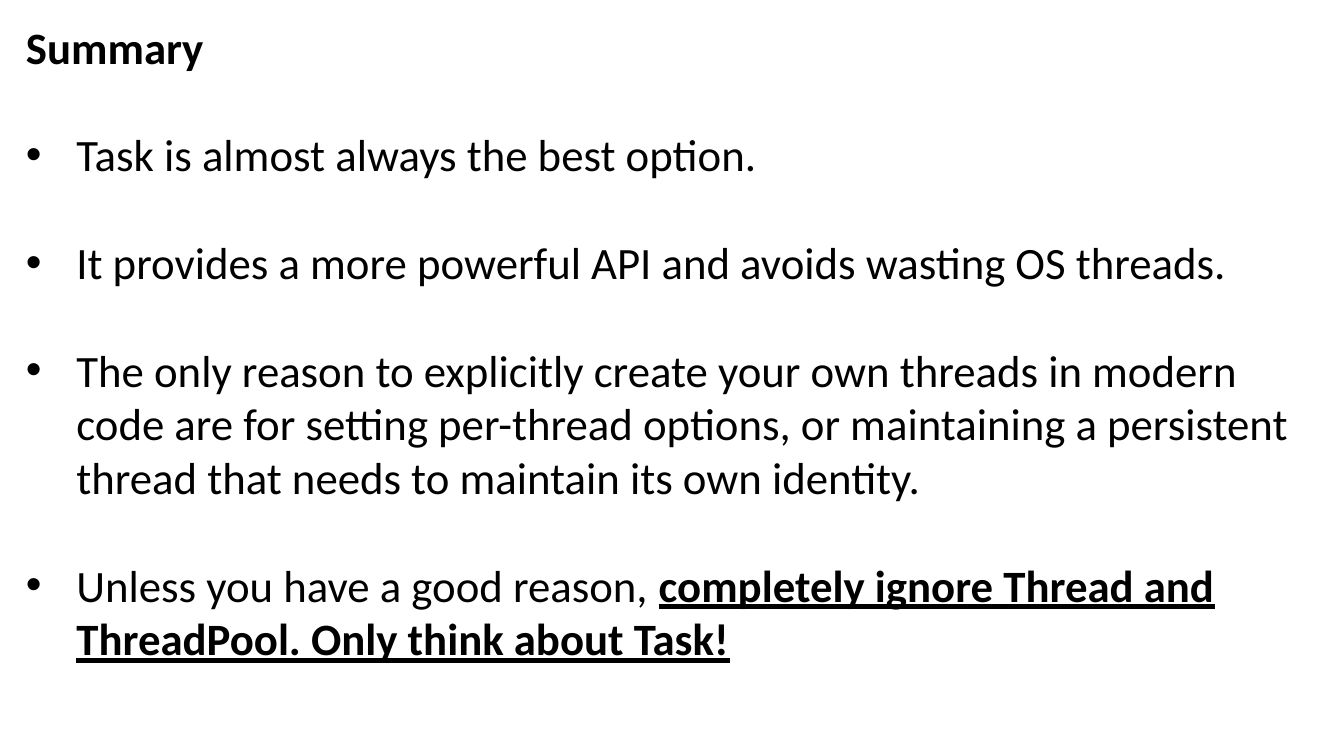
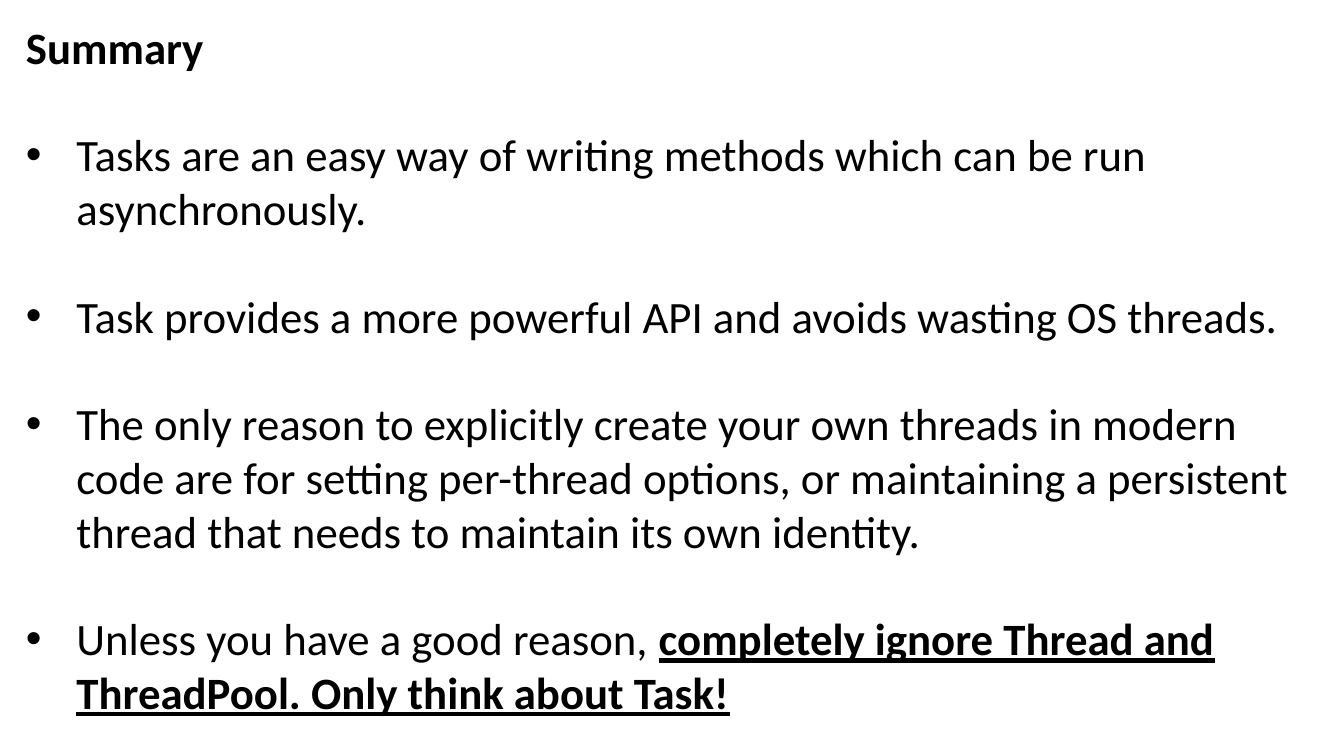
Before and after one commit to JoshKain/AsyncAwaitQuiz, a slide deck: slide 11 of Async and await presentation.pptx. Drawn at 1344x756 pixels with LibreOffice and Linux fonts; fonts in the diff are those of the drawing. Boxes give left, top, right and bottom in pixels: in the first picture for what was removed or moved away, otherwise in the second. Text is boxed around its words. In the diff, an @@ line names an element or a change of style, - is before the commit and + after.

```diff
--- a/Async and await presentation.pptx
+++ b/Async and await presentation.pptx
@@ text at bbox=[76, 140, 1277, 341]: text changed @@
-• Task is almost always the best option.
-• It provides a more powerful API and avoids wasting OS threads.
+• Tasks are an easy way of writing methods which can be run asynchronously.
+• Task provides a more powerful API and avoids wasting OS threads.
```
Also in this commit, not shown: 2 other slides changed, 3 other files.
